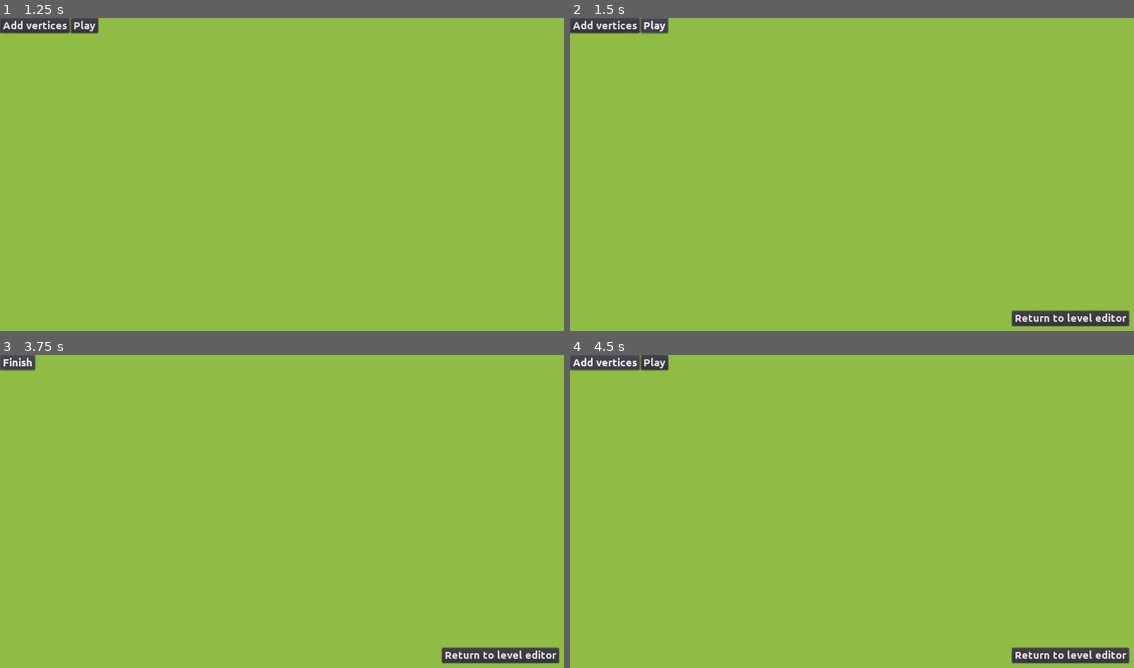
Above: before the commit, frames 1-4 (two rows, left to right).
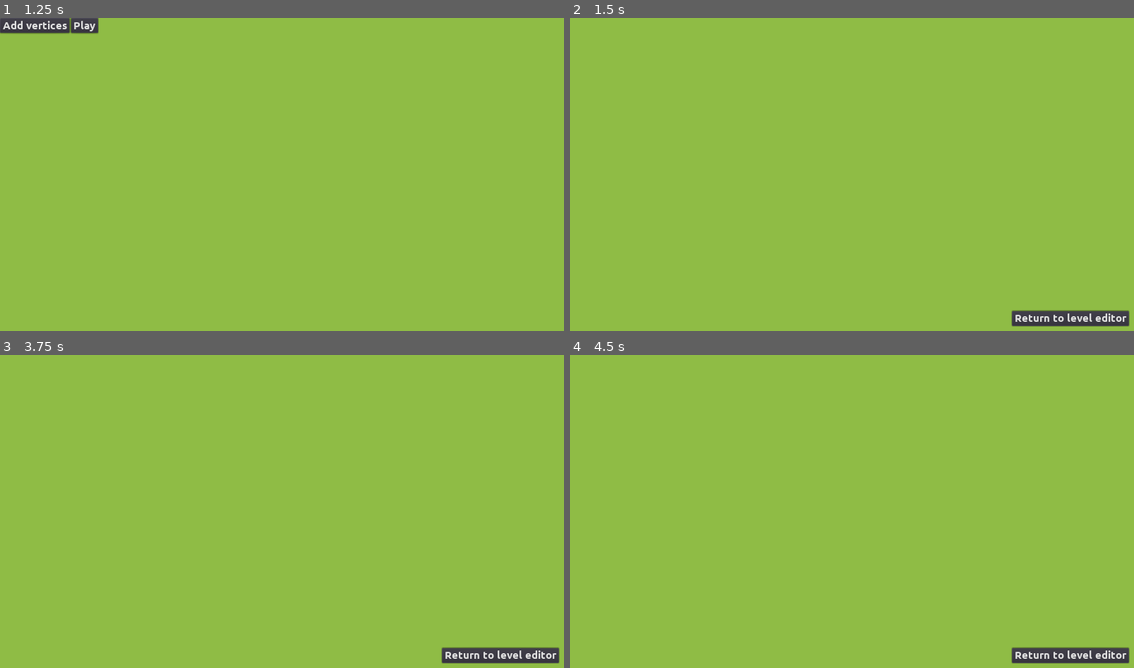
Above: after the commit, the same moments.

Repository: moisesjbc/ufo-taxi
Game: Godot game, scene res://menus/main_menu/main_menu.tscn
Same seed, same stepped clock (60 frames per second), same inputs: the game is played once before the commit and once after it.
Inputs (mouse positions are in pixels of both pictures, inside the frame that each line leads up to):
- Up to frame 1 (1.25 s): click "Level editor" at 0.5 s
- Up to frame 2 (1.5 s): click "Play" at 1.25 s
- Up to frame 3 (3.75 s): click "Return to level editor" at 2 s; click "Play" at 2.75 s; click (33, 361) at 3.5 s, where only the run before the commit has a clickable "Add vertices"
- Up to frame 4 (4.5 s): click (586, 361) at 4.25 s, where only the run before the commit has a clickable "Finish"

Frame 1 is identical in both runs. In frame 2, 0.9% of the frame differs, in the area x 0-18%, y 0-6%; in frame 3, 0.3%; in frame 4, 0.9%.
Error in both runs: Invalid get index '0' (on base: 'Array'). (res://gameplay/player/player.gd:20)

Commit message:
Level editor - Removed tools menu when playing current level

Diff:
--- a/godot-project/level_editor/main/level_editor.gd
+++ b/godot-project/level_editor/main/level_editor.gd
@@ -6,4 +6,4 @@
 func stop():
 	if get_node('main'):
 		get_node('main').queue_free()
-		$path.visible = true
+		$state_machine.set_current_state('idle')
--- a/godot-project/level_editor/main/state_machine/idle.gd
+++ b/godot-project/level_editor/main/state_machine/idle.gd
@@ -4,10 +4,14 @@
 var level_editor = null
 
 func start():
+	$tools_container.visible = true
+
 	if level_editor.get_node('path').nodes.size() > 0:
 		$tools_container/clear_vertices_button.visible = true
 	else:
 		$tools_container/clear_vertices_button.visible = false
+
+	level_editor.get_node('path').visible = true
 
 
 func _on_add_vertices_button_pressed():
@@ -19,6 +23,8 @@
 
 
 func _on_play_button_pressed():
+	$tools_container.visible = false
+
 	var level_dict = {}
 	level_dict['railtrack_nodes'] = _vector2_array_to_json_dist(level_editor.get_node('path').nodes)
 	level_dict['pickup_area_positions'] = []
